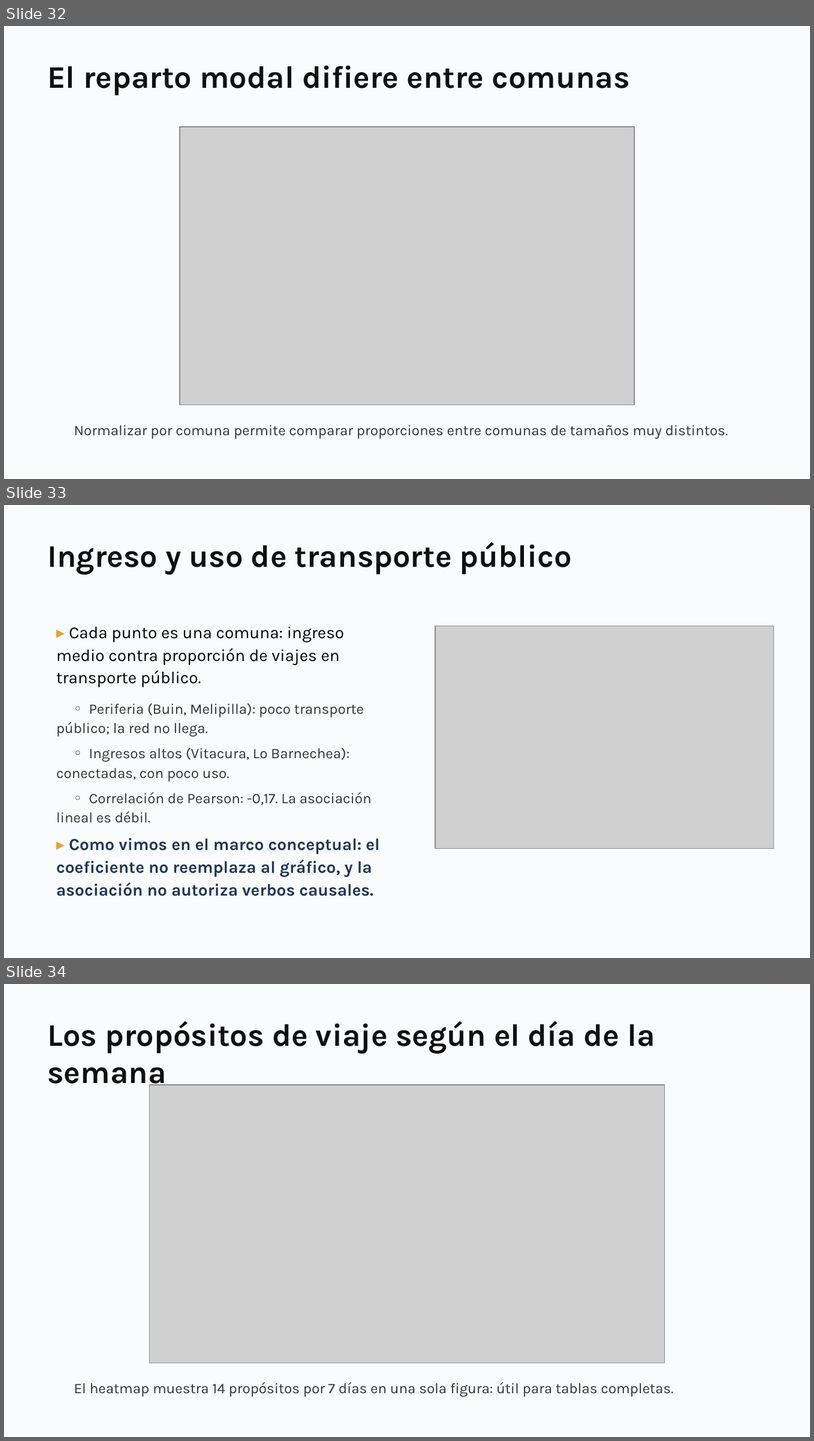
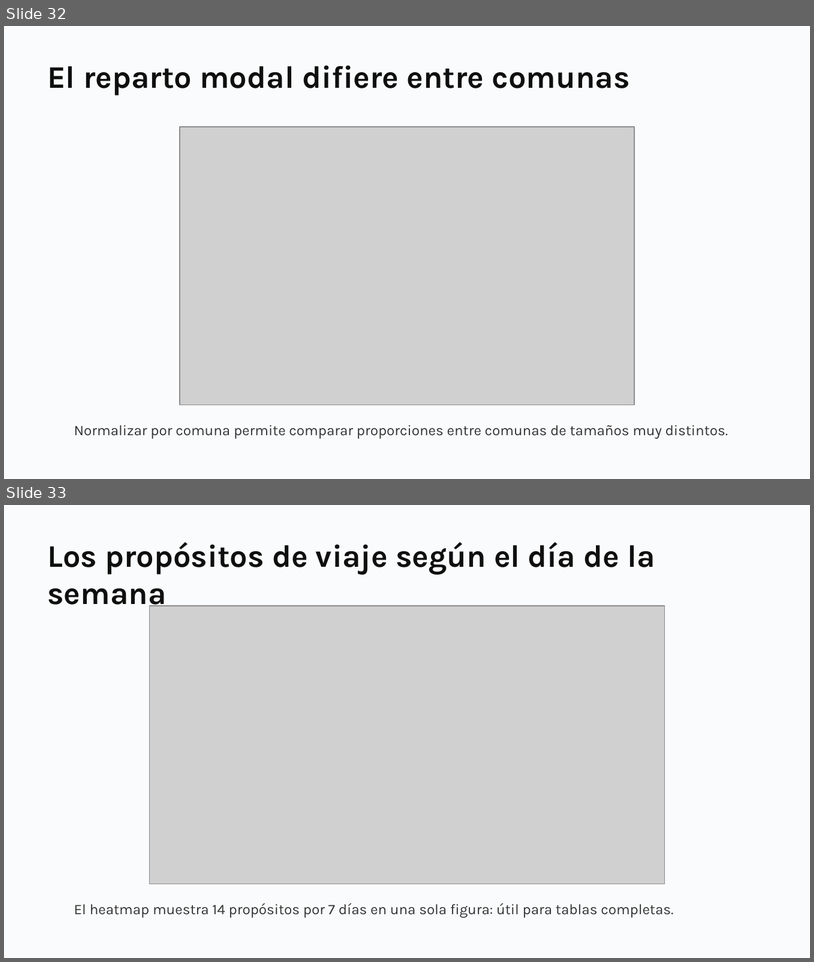
Before and after one commit to daniopitz/cienciadatos, a slide deck: presentaciones/clase02_pandas_eda.pptx. Shown one above the other, each under a label of ours: slides 32, 33 and 34 before the commit, slides 32 and 33 after it. The pictures are 814x1441 and 814x962 pixels, drawn with LibreOffice and Linux fonts; fonts in the diff are those of the drawing; grey boxes stand for pictures. Boxes give left, top, right and bottom in pixels: in the first picture for what was removed or moved away, otherwise in the second. Text is boxed around its words. In the diff, an @@ line names an element or a change of style, - is before the commit and + after.

```diff
--- a/presentaciones/clase02_pandas_eda.pptx
+++ b/presentaciones/clase02_pandas_eda.pptx
@@ slide 33 removed at (4, 505, 810, 958), background #FFFFFF @@
@@ rectangle removed at (4, 505, 810, 958) @@
@@ text removed at (47, 542, 572, 574) @@
-Ingreso y uso de transporte público
@@ text removed at (56, 626, 380, 896) @@
-▸ Cada punto es una comuna: ingreso medio contra proporción de viajes en transporte público.
-◦ Periferia (Buin, Melipilla): poco transporte público; la red no llega.
-◦ Ingresos altos (Vitacura, Lo Barnechea): conectadas, con poco uso.
-◦ Correlación de Pearson: -0,17. La asociación lineal es débil.
-▸ Como vimos en el marco conceptual: el coeficiente no reemplaza al gráfico, y la asociación no autoriza verbos causales.
@@ picture removed at (435, 626, 774, 849) @@
@@ what was slide 34 is now slide 33 @@
```
Also in this commit, not shown: 1 other file.
